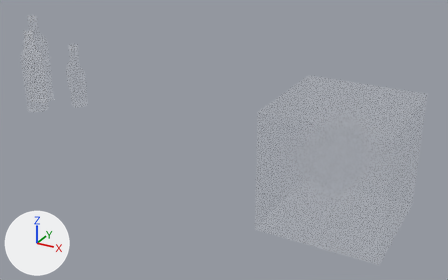
The glTF model a/25test1bmsn/model.glb as it was, and as the next commit left it.
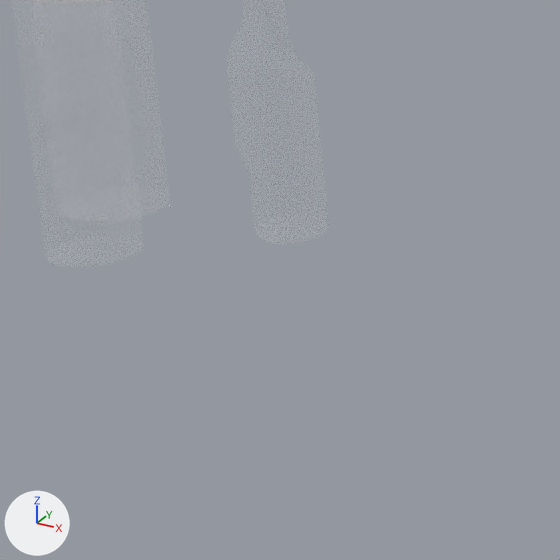
The first picture shows the older version from a 50 mm camera at (4.33, -4.33, 2.13) aimed at (1.91, 0.06, -0.06). The close-ups show both versions on the part from 4% to 31% of the width and 20% to 63% of the height of that picture; other places that the commit changed are outside them. The lights are fixed; the arrows at lower left show +X, +Y and +Z. Where no turn or scale is listed for an object, it has been applied to the vertices.

Script lines for the objects in view, before the commit:
```python
me_cube = bpy.data.meshes.new('Cube')
me_cube.from_pydata(...)  # a box spanning x -1.0..1.0, y -1.0..1.0, z -1.0..1.0
me_cube.materials.append(mat_material)  # white #ffffff
me_cube_001 = bpy.data.meshes.new('Cube.001')
me_cube_001.from_pydata(...)  # a box spanning x -0.391..0.391, y -0.748..0.748, z -0.363..0.363
me_cube_001.materials.append(mat_smoked_colored_glass)  # white #ffffff
me_mesh_1 = bpy.data.meshes.new('Mesh_1')
me_mesh_1.from_pydata(...)  # 10332 vertices, 20635 faces; spans x -0.025..0.17, y -0.393..-0.198, z 0.0..0.773
me_mesh_1.materials.append(mat_smoked_colored_glass)  # white #ffffff
ob_cube = bpy.data.objects.new('Cube', me_cube)
ob_cube.location = (0.0, 0.0, 0.0)
ob_cube.scale = (0.001, 0.001, 0.001)
ob_cube_001 = bpy.data.objects.new('Cube.001', me_cube_001)
ob_cube_001.location = (3.0, 0.0, 0.0)
ob_cube_001.scale = (1.28, 0.668, 1.38)
ob_mesh_1 = bpy.data.objects.new('Mesh_1', me_mesh_1)
ob_mesh_1.location = (0.0, 0.0, 0.0)
# also in view: 'Mesh_2' at (0.32, 0.0, 0.3); 'Mesh_0' at (-0.16, 0.0, 0.4)
```
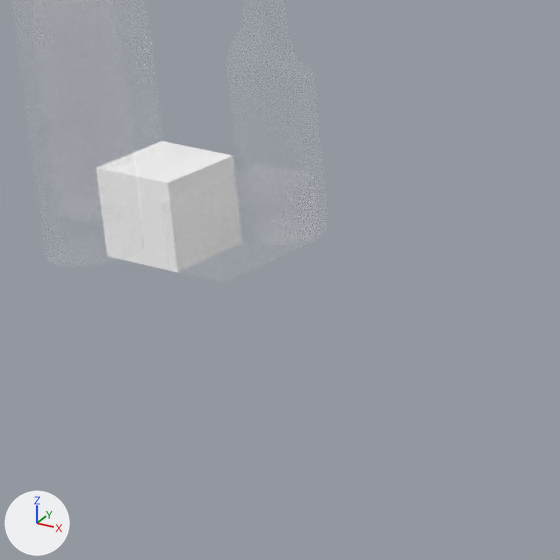
Location of each change, (x1, y1, x2, y2) in pixels of the close-ups (560 x 560 px):
'Cube.001', moved (not visible before)
    after: (160, 168, 320, 283)
'Cube', rescaled (not visible before)
    after: (125, 141, 235, 272)

The edits, one by one:
Object 'Cube' (ob_cube) is rescaled from (0.001, 0.001, 0.001) to (0.1, 0.1, 0.1).
Object 'Cube.001' (ob_cube_001) moves from (3.0, 0.0, 0.0) to (0.2, 0.0, 0.0).
